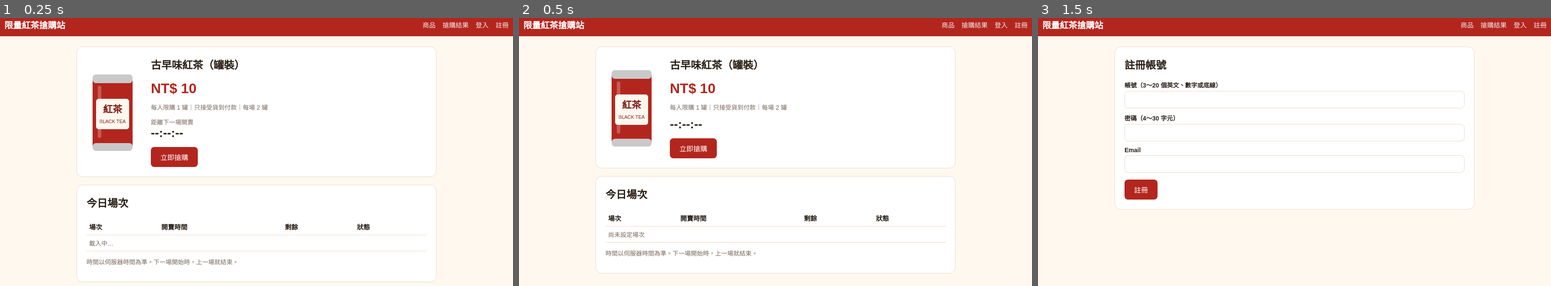
Above: before the commit, frames 1-3 (left to right).
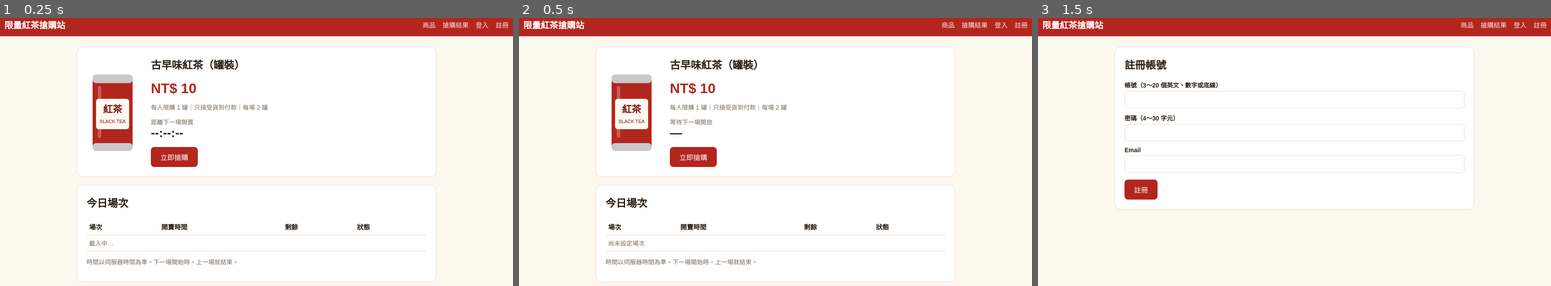
Above: after the commit, the same moments.

Repository: taksito/chjsclub-shopgame
Game: browser game, page index.html
The game is run twice, just before and just after one commit, with the same random seed, the same clock (stepped at 60 frames per second) and the same inputs.
Inputs:
- Up to frame 1 (0.25 s): no input
- Up to frame 2 (0.5 s): no input
- Up to frame 3 (1.5 s): click "註冊" at 1.27 s

Frame 1 is identical in both runs. In frame 2, 4.3% of the frame differs, in the area x 14-86%, y 19-99%; in frame 3, nothing differs.

Commit message:
加入教師介面（立即開放、暫停、得標名單、嘗試紀錄）
Co-Authored-By: Claude Opus 5.5 <noreply@anthropic.com>
Claude-Session: https://claude.ai/code/session_013PbVxyM5gJdjFaMPNssjNC

Diff:
--- a/index.html
+++ b/index.html
@@ -198,6 +198,7 @@
 
 // ===== 商品頁：場次與倒數 =====
 let rounds = [];
+let paused = false;
 let offset = 0; // 伺服器時間 - 本機時間
 
 async function loadStatus() {
@@ -208,6 +209,7 @@
     if (!r.ok) return;
     offset = r.serverTime - (t0 + t1) / 2;
     rounds = r.rounds;
+    paused = r.paused;
     document.getElementById('pName').textContent = r.product.name;
     document.getElementById('cName').textContent = r.product.name;
     document.getElementById('pPrice').textContent = r.product.price;
@@ -221,10 +223,12 @@
 function renderRounds() {
   const now = nowServer();
   let curIdx = -1;
-  rounds.forEach((r, i) => { if (r.startMs <= now) curIdx = i; });
+  rounds.forEach((r, i) => { if (r.startMs !== null && r.startMs <= now) curIdx = i; });
   document.getElementById('roundRows').innerHTML = rounds.map((r, i) => {
     let tag;
-    if (i === curIdx) tag = r.remaining > 0 ? '<span class="tag live">搶購中</span>' : '<span class="tag done">已售完</span>';
+    if (i === curIdx && paused) tag = '<span class="tag wait">暫停中</span>';
+    else if (i === curIdx) tag = r.remaining > 0 ? '<span class="tag live">搶購中</span>' : '<span class="tag done">已售完</span>';
+    else if (r.startMs === null) tag = '<span class="tag wait">等待老師開放</span>';
     else if (r.startMs > now) tag = '<span class="tag wait">未開賣</span>';
     else tag = '<span class="tag done">已結束</span>';
     return `<tr><td>${r.id}</td><td>${escapeHtml(r.startTime)}</td><td>${r.remaining} / ${r.stock}</td><td>${tag}</td></tr>`;
@@ -233,7 +237,9 @@
 
 function tick() {
   const now = nowServer();
-  const next = rounds.find(r => r.startMs > now);
+  const next = rounds.find(r => r.startMs !== null && r.startMs > now);
+  let curR = null;
+  rounds.forEach(r => { if (r.startMs !== null && r.startMs <= now) curR = r; });
   const cd = document.getElementById('countdown');
   const label = document.getElementById('cdLabel');
   if (next) {
@@ -243,9 +249,12 @@
     const sec = String(s % 60).padStart(2, '0');
     label.textContent = `距離 ${next.id} 開賣（${next.startTime.slice(11)}）`;
     cd.textContent = `${h}:${m}:${sec}`;
+  } else if (curR && !paused && curR.remaining > 0) {
+    label.textContent = `${curR.id} 搶購中！`;
+    cd.textContent = '開賣中';
   } else {
-    label.textContent = rounds.length ? '今日場次已全部開賣' : '';
-    cd.textContent = rounds.length ? '—' : '--:--:--';
+    label.textContent = paused ? '老師已暫停販售' : '等待下一場開放';
+    cd.textContent = '—';
   }
   // 剛好跨過開賣時間時，更新表格狀態
   renderRounds();
--- /dev/null
+++ b/teacher.html
@@ -0,0 +1,223 @@
+<!DOCTYPE html>
+<html lang="zh-Hant">
+<head>
+<meta charset="UTF-8">
+<meta name="viewport" content="width=device-width, initial-scale=1">
+<meta name="robots" content="noindex">
+<title>教師介面｜紅茶搶購站</title>
+<style>
+  :root { --red:#b3261e; --red-dark:#7d1a15; --cream:#fff8ef; --ink:#2b2118; --muted:#7a6a5c; --line:#ead9c6; --ok:#2e7d32; --blue:#1f4e8c; }
+  * { box-sizing:border-box; }
+  body { margin:0; font-family:"Noto Sans TC","PingFang TC","Microsoft JhengHei",sans-serif; background:var(--cream); color:var(--ink); }
+  header { background:var(--blue); color:#fff; padding:12px 20px; display:flex; align-items:center; gap:14px; flex-wrap:wrap; }
+  header h1 { font-size:20px; margin:0; margin-right:auto; }
+  main { max-width:1100px; margin:22px auto; padding:0 16px; }
+  .card { background:#fff; border:1px solid var(--line); border-radius:14px; padding:20px; margin-bottom:18px; }
+  .hidden { display:none !important; }
+  h2 { margin:0 0 12px; font-size:19px; }
+  input[type=password] { padding:10px 12px; border:1px solid var(--line); border-radius:8px; font-size:16px; width:260px; }
+  button { background:var(--blue); color:#fff; border:0; border-radius:8px; padding:9px 18px; font-size:15px; cursor:pointer; }
+  button:hover { filter:brightness(1.1); }
+  button:disabled, button.green:disabled, button.red:disabled { background:#ccc; color:#fff; cursor:not-allowed; filter:none; }
+  button.red { background:var(--red); } button.green { background:var(--ok); } button.ghost { background:transparent; color:#fff; border:1px solid rgba(255,255,255,.6); }
+  .msg { margin-top:12px; padding:10px 12px; border-radius:8px; background:#fdecea; color:var(--red-dark); }
+  .bar { display:flex; gap:12px; align-items:center; flex-wrap:wrap; }
+  .big { font-size:26px; font-weight:700; }
+  .stat { background:var(--cream); border:1px solid var(--line); border-radius:10px; padding:10px 16px; }
+  .stat .muted { font-size:13px; }
+  table { width:100%; border-collapse:collapse; font-size:14px; }
+  th, td { text-align:left; padding:8px 6px; border-bottom:1px solid var(--line); vertical-align:middle; }
+  th { color:var(--muted); font-weight:600; }
+  .tag { display:inline-block; padding:2px 8px; border-radius:999px; font-size:13px; }
+  .tag.live { background:#e8f5e9; color:var(--ok); } .tag.wait { background:#fff3cd; } .tag.done { background:#eee; color:#777; } .tag.pause { background:#fdecea; color:var(--red-dark); }
+  .muted { color:var(--muted); }
+  .codes span { display:inline-block; margin:1px 4px 1px 0; padding:1px 6px; border-radius:6px; background:#f3ece4; font-size:12px; }
+  .codes span.OK { background:#e8f5e9; color:var(--ok); }
+  label.auto { font-size:14px; display:flex; align-items:center; gap:6px; }
+</style>
+</head>
+<body>
+<header>
+  <h1>教師介面｜紅茶搶購站</h1>
+  <span id="updated" class="hidden" style="font-size:13px;opacity:.85"></span>
+  <button id="logout" class="ghost hidden">登出</button>
+</header>
+
+<main>
+  <!-- 登入 -->
+  <section id="loginBox" class="card">
+    <h2>請輸入教師密碼</h2>
+    <form id="loginForm" class="bar">
+      <input type="password" id="pw" placeholder="教師密碼" required autofocus>
+      <button type="submit">進入</button>
+    </form>
+    <div id="loginMsg"></div>
+  </section>
+
+  <!-- 主畫面 -->
+  <section id="dash" class="hidden">
+    <div class="card">
+      <div class="bar" style="justify-content:space-between">
+        <div class="bar">
+          <div class="stat"><div class="muted">目前販售</div><div class="big" id="sNow">—</div></div>
+          <div class="stat"><div class="muted">已售出</div><div class="big"><span id="sSold">0</span> / <span id="sTotal">0</span></div></div>
+          <div class="stat"><div class="muted">註冊人數</div><div class="big" id="sUsers">0</div></div>
+        </div>
+        <div class="bar">
+          <label class="auto"><input type="checkbox" id="auto" checked> 每 5 秒自動更新</label>
+          <button id="refresh">重新整理</button>
+          <button id="pause" class="red">暫停販售</button>
+        </div>
+      </div>
+      <div id="dashMsg"></div>
+    </div>
+
+    <div class="card">
+      <h2>場次（一次只會開放一組）</h2>
+      <table>
+        <thead><tr><th>場次</th><th>開賣時間</th><th>已售 / 庫存</th><th>狀態</th><th></th></tr></thead>
+        <tbody id="rounds"></tbody>
+      </table>
+      <p class="muted" style="font-size:13px">按「立即開放」後，該組馬上開賣，正在賣的那一組會同時結束。設定為自動排程時，原定時間到了，該組一樣會自動開賣。</p>
+    </div>
+
+    <div class="card">
+      <h2>得標名單</h2>
+      <table>
+        <thead><tr><th>場次</th><th>帳號</th><th>Email</th><th>收件人</th><th>電話</th><th>地址</th><th>開賣後</th><th>成立時間</th></tr></thead>
+        <tbody id="orders"></tbody>
+      </table>
+    </div>
+
+    <div class="card">
+      <h2>學生搶購嘗試紀錄</h2>
+      <table>
+        <thead><tr><th>帳號</th><th>嘗試次數</th><th>第一次送出</th><th>結果分布</th></tr></thead>
+        <tbody id="attempts"></tbody>
+      </table>
+    </div>
+
+    <div class="card">
+      <h2>重新開始</h2>
+      <p class="muted">清空所有訂單和紀錄，場次回到原定設定。學生帳號會保留。</p>
+      <button id="reset" class="red">清空並重新開始</button>
+    </div>
+  </section>
+</main>
+
+<script>
+// ===== 老師設定：與 index.html 相同的 Apps Script 網址 =====
+const API_URL = 'https://script.google.com/macros/s/請貼上你的部署ID/exec';
+// =========================================================
+
+let adminPassword = null;
+try { adminPassword = sessionStorage.getItem('adminPassword'); } catch (e) {}
+let timer = null;
+
+async function api(action, data = {}) {
+  const res = await fetch(API_URL, {
+    method: 'POST',
+    headers: { 'Content-Type': 'text/plain;charset=utf-8' },
+    body: JSON.stringify({ action, adminPassword, ...data }),
+  });
+  return res.json();
+}
+const esc = s => String(s ?? '').replace(/[&<>"']/g, c => ({ '&':'&amp;','<':'&lt;','>':'&gt;','"':'&quot;',"'":'&#39;' }[c]));
+const $ = id => document.getElementById(id);
+const CODE_NAMES = { OK:'成功', NOT_STARTED:'未開賣', SOLD_OUT:'售完', PAUSED:'暫停', RATE_LIMITED:'太頻繁', BUSY:'忙碌', ALREADY_BOUGHT:'已買過', WRONG_PASSWORD:'密碼錯', BAD_QTY:'數量錯', BAD_PAYMENT:'付款錯', BAD_PHONE:'電話錯', BAD_RECEIVER:'缺收件人', BAD_ADDRESS:'缺地址' };
+
+function showDash(on) {
+  $('loginBox').classList.toggle('hidden', on);
+  $('dash').classList.toggle('hidden', !on);
+  $('logout').classList.toggle('hidden', !on);
+  $('updated').classList.toggle('hidden', !on);
+}
+
+function render(d) {
+  $('sNow').innerHTML = d.paused ? '<span class="tag pause">暫停中</span>' : (d.currentRoundId || '—');
+  const sold = d.rounds.reduce((a, r) => a + r.sold, 0), total = d.rounds.reduce((a, r) => a + r.stock, 0);
+  $('sSold').textContent = sold; $('sTotal').textContent = total; $('sUsers').textContent = d.userCount;
+
+  const now = d.serverTime;
+  let curId = null;
+  d.rounds.forEach(r => { if (r.startMs !== null && r.startMs <= now) curId = r.id; });
+  $('rounds').innerHTML = d.rounds.map(r => {
+    let tag;
+    if (r.id === curId && d.paused) tag = '<span class="tag pause">暫停中</span>';
+    else if (r.id === curId) tag = r.remaining > 0 ? '<span class="tag live">販售中</span>' : '<span class="tag done">已售完</span>';
+    else if (r.startMs === null) tag = '<span class="tag wait">等待開放</span>';
+    else if (r.startMs > now) tag = '<span class="tag wait">排程中</span>';
+    else tag = '<span class="tag done">已結束</span>';
+    const isLive = r.id === curId && !d.paused && r.remaining > 0;
+    const btn = `<button class="green" data-open="${esc(r.id)}" ${r.remaining === 0 || isLive ? 'disabled' : ''}>立即開放</button>`;
+    return `<tr><td><b>${esc(r.id)}</b></td><td>${esc(r.startTime)}</td><td>${r.sold} / ${r.stock}</td><td>${tag}</td><td>${btn}</td></tr>`;
+  }).join('');
+  document.querySelectorAll('[data-open]').forEach(b => b.onclick = () => openRound(b.dataset.open));
+
+  $('orders').innerHTML = d.orders.length ? d.orders.map(o =>
+    `<tr><td>${esc(o.round)}</td><td><b>${esc(o.username)}</b></td><td>${esc(o.email)}</td><td>${esc(o.receiver)}</td><td>${esc(o.phone)}</td><td>${esc(o.address)}</td><td>${esc(o.msAfterOpen)} ms</td><td>${esc(String(o.time).slice(11))}</td></tr>`
+  ).join('') : '<tr><td colspan="8" class="muted">還沒有人搶到</td></tr>';
+
+  $('attempts').innerHTML = d.attempts.length ? d.attempts.map(a =>
+    `<tr><td>${esc(a.username)}</td><td>${a.attempts}</td><td>${esc(String(a.first).slice(11))}</td><td class="codes">${
+      Object.entries(a.codes).map(([k, v]) => `<span class="${esc(k)}">${esc(CODE_NAMES[k] || k)} ×${v}</span>`).join('')}</td></tr>`
+  ).join('') : '<tr><td colspan="4" class="muted">還沒有人送出購買</td></tr>';
+
+  $('updated').textContent = '更新於 ' + new Date().toLocaleTimeString('zh-TW', { hour12: false });
+}
+
+function handle(d, msgBox) {
+  if (d.ok) { $(msgBox).innerHTML = ''; render(d); return true; }
+  if (d.code === 'ADMIN_WRONG_PASSWORD' || d.code === 'ADMIN_LOCKED') { logout(); $('loginMsg').innerHTML = `<div class="msg">${esc(d.message)}</div>`; return false; }
+  $(msgBox).innerHTML = `<div class="msg">${esc(d.message)}</div>`;
+  return false;
+}
+
+async function load() {
+  try { handle(await api('admin_overview'), 'dashMsg'); }
+  catch (e) { $('dashMsg').innerHTML = `<div class="msg">連線失敗：${esc(e.message)}</div>`; }
+}
+
+async function openRound(id) {
+  if (!confirm(`確定要立即開放 ${id}？正在販售的場次會同時結束。`)) return;
+  handle(await api('admin_open', { roundId: id }), 'dashMsg');
+}
+
+$('pause').onclick = async () => { handle(await api('admin_pause'), 'dashMsg'); };
+$('refresh').onclick = load;
+$('reset').onclick = async () => {
+  if (!confirm('確定要清空所有訂單和紀錄嗎？這個動作無法復原。')) return;
+  handle(await api('admin_reset', { confirm: 'RESET' }), 'dashMsg');
+};
+$('auto').onchange = startTimer;
+
+function startTimer() {
+  clearInterval(timer);
+  if ($('auto').checked && adminPassword) timer = setInterval(load, 5000);
+}
+
+$('loginForm').onsubmit = async e => {
+  e.preventDefault();
+  adminPassword = $('pw').value;
+  const d = await api('admin_overview');
+  if (d.ok) {
+    try { sessionStorage.setItem('adminPassword', adminPassword); } catch (e) {}
+    $('pw').value = ''; $('loginMsg').innerHTML = '';
+    showDash(true); render(d); startTimer();
+  } else {
+    adminPassword = null;
+    $('loginMsg').innerHTML = `<div class="msg">${esc(d.message)}</div>`;
+  }
+};
+
+function logout() {
+  adminPassword = null;
+  try { sessionStorage.removeItem('adminPassword'); } catch (e) {}
+  clearInterval(timer); showDash(false);
+}
+$('logout').onclick = logout;
+
+if (adminPassword) { showDash(true); load(); startTimer(); }
+</script>
+</body>
+</html>
